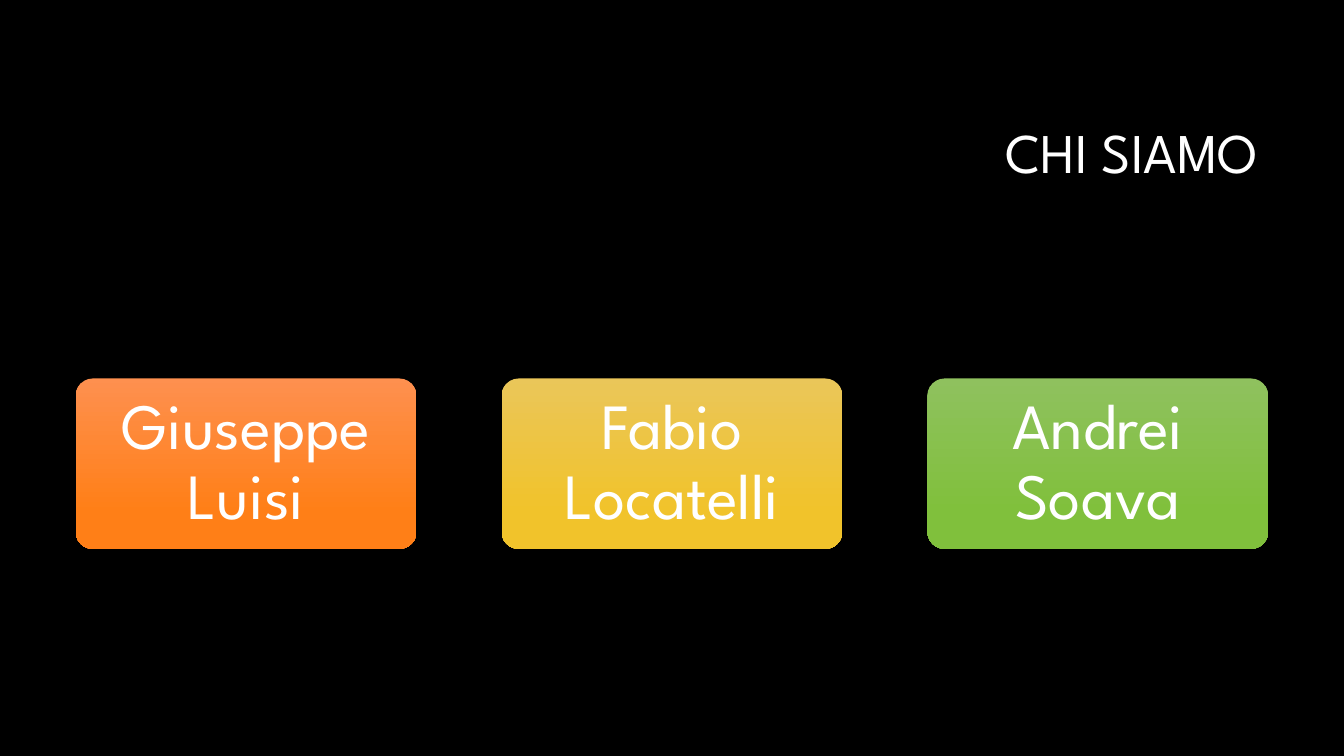
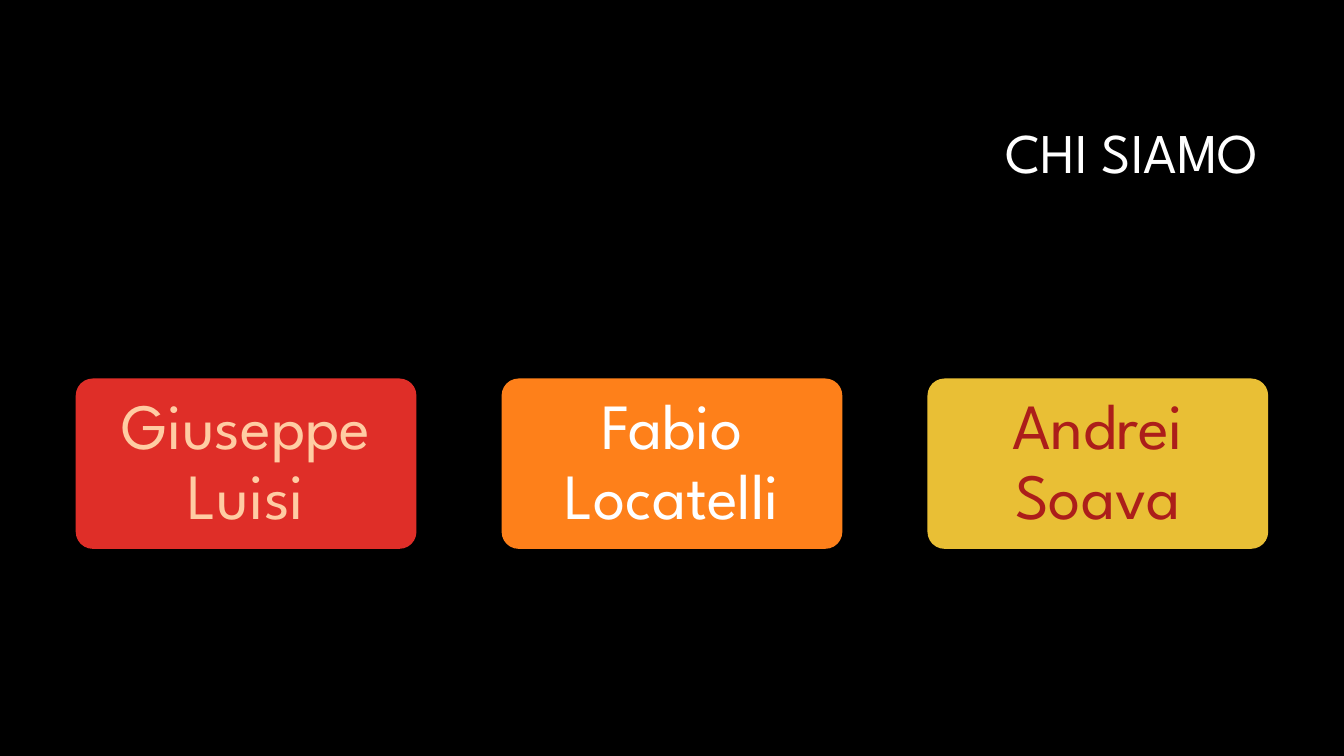
Before and after one commit to Andrei-Soava/Uno, a slide deck: slide 2 of documentazione/ONE_presentazione.pptx. Drawn at 1344x756 pixels with LibreOffice and Linux fonts; fonts in the diff are those of the drawing; background and template pictures are left out. Boxes give left, top, right and bottom in pixels: in the first picture for what was removed or moved away, otherwise in the second. Text is boxed around its words. In the diff, an @@ line names an element or a change of style, - is before the commit and + after.

```diff
--- a/documentazione/ONE_presentazione.pptx
+++ b/documentazione/ONE_presentazione.pptx
@@ rounded rectangle at [76,378,416,548]: fill gradient #FE904F to #FF8019 to #DF2E28 @@
@@ text "Giuseppe Luisi" at [122,405,371,520]: text colour #FFFFFF to #FFCCA3 @@
@@ rounded rectangle at [502,378,843,548]: fill gradient #EBC659 to #F2C42C to #FE801A @@
@@ rounded rectangle at [928,378,1268,548]: fill gradient #8FC15E to #81C13C to #E9BF35 @@
@@ text "Andrei Soava" at [1012,404,1183,520]: text colour #FFFFFF to #AC1E1A @@
```
Also in this commit, not shown: 6 other slides changed, 5 other files.
